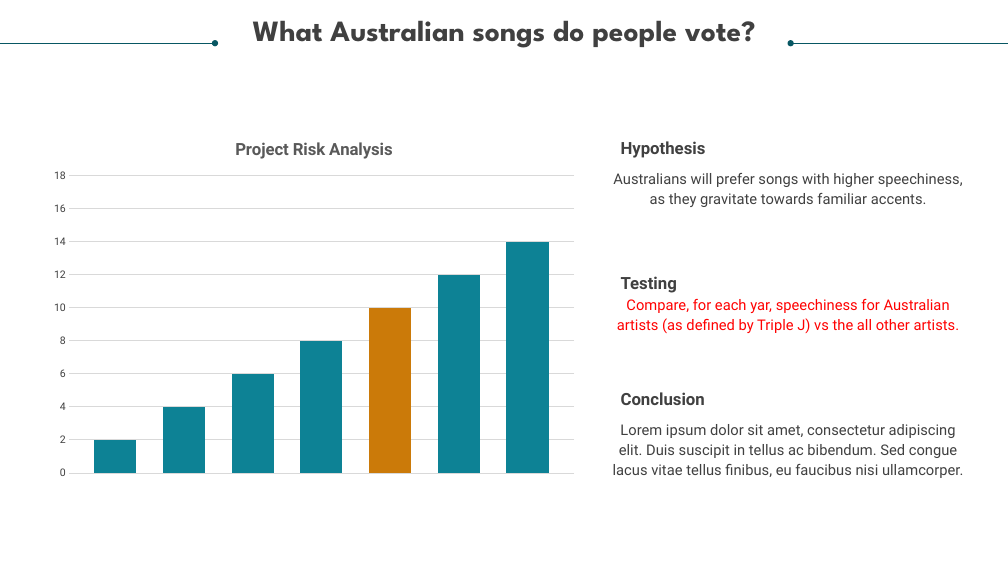
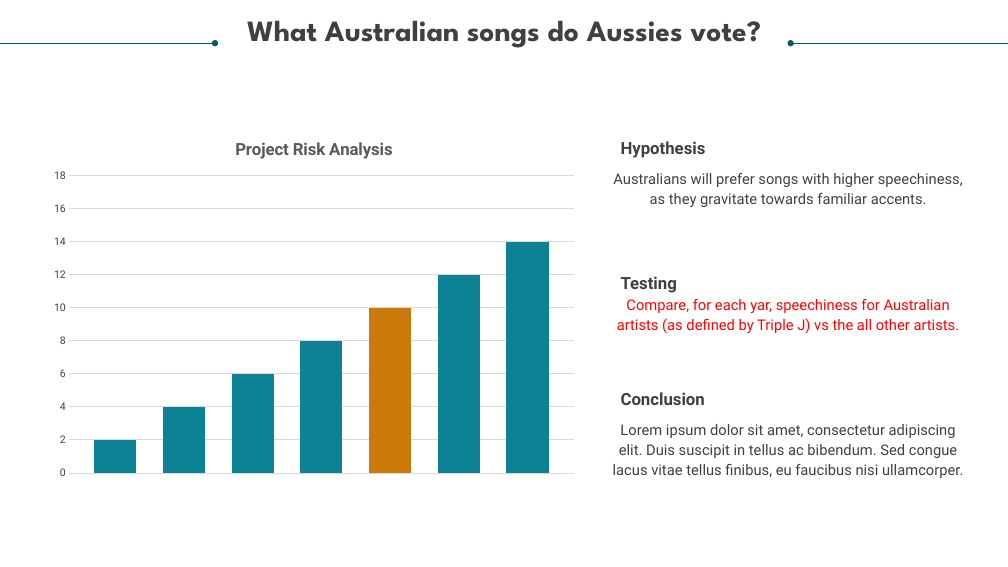
Before and after one commit to relaernu/project_1, a slide deck: slide 8 of Dancing Through The Decades_with guidelines.pptx. Drawn at 1008x567 pixels with LibreOffice and Linux fonts; fonts in the diff are those of the drawing. Boxes give left, top, right and bottom in pixels: in the first picture for what was removed or moved away, otherwise in the second. Text is boxed around its words. In the diff, an @@ line names an element or a change of style, - is before the commit and + after.

```diff
--- a/Dancing Through The Decades_with guidelines.pptx
+++ b/Dancing Through The Decades_with guidelines.pptx
@@ text at [247, 20, 761, 48]: text changed @@
-What Australian songs do people vote?
+What Australian songs do Aussies vote?
```
Also in this commit, not shown: 8 other slides changed, 1 other file.
